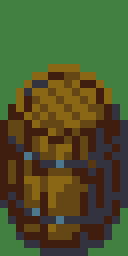
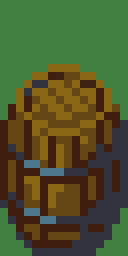
Layers edited between the first and the second 128x256 image:
added group "Barrel3" with 7 layers above "Barrel2" over [8, 72, 120, 256]
added layer "Layer 8" in group "Barrel3" over [8, 72, 120, 256]
added layer "Layer 7" in group "Barrel3" over [40, 72, 104, 128]
added layer "Layer 6" in group "Barrel3" over [8, 144, 120, 224]
added layer "Layer 5" in group "Barrel3" over [8, 120, 120, 240]
added layer "Layer 4" in group "Barrel3" over [8, 72, 120, 256]
showed group "Barrel1" (3 layers) over [8, 72, 120, 256]
